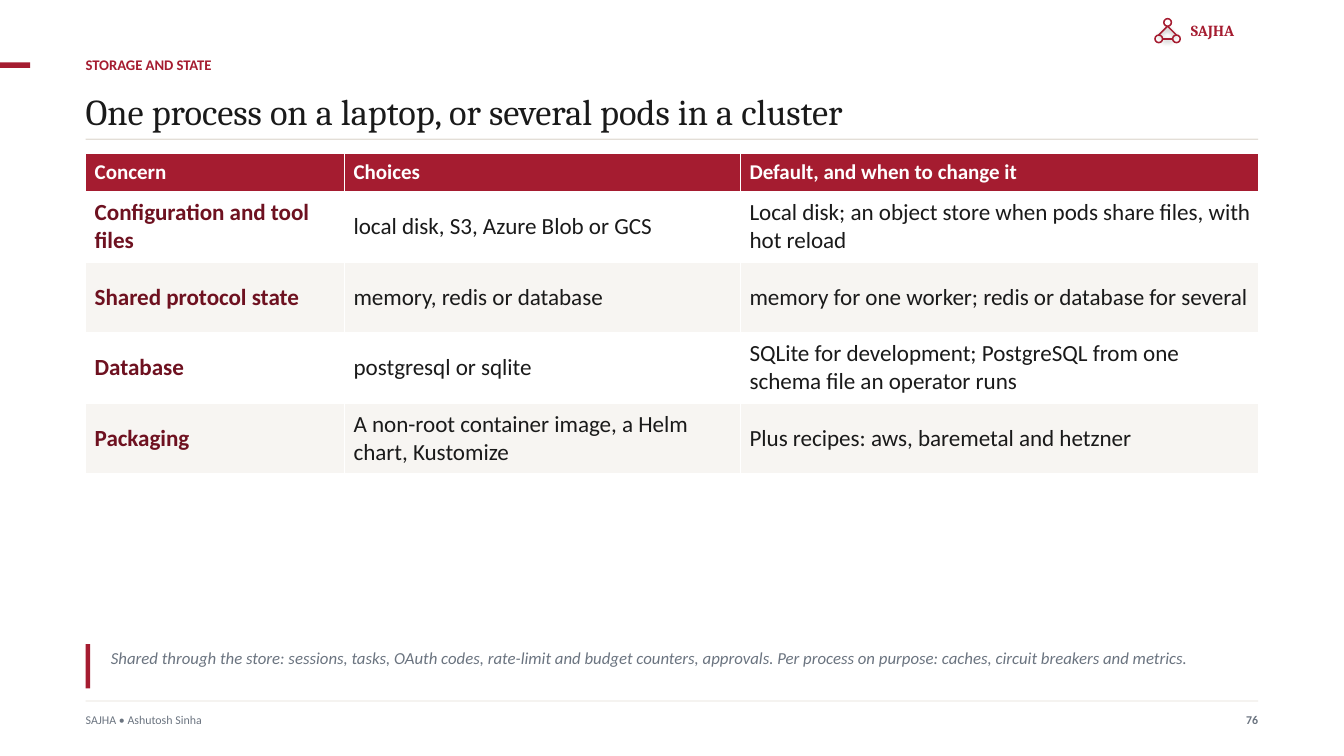
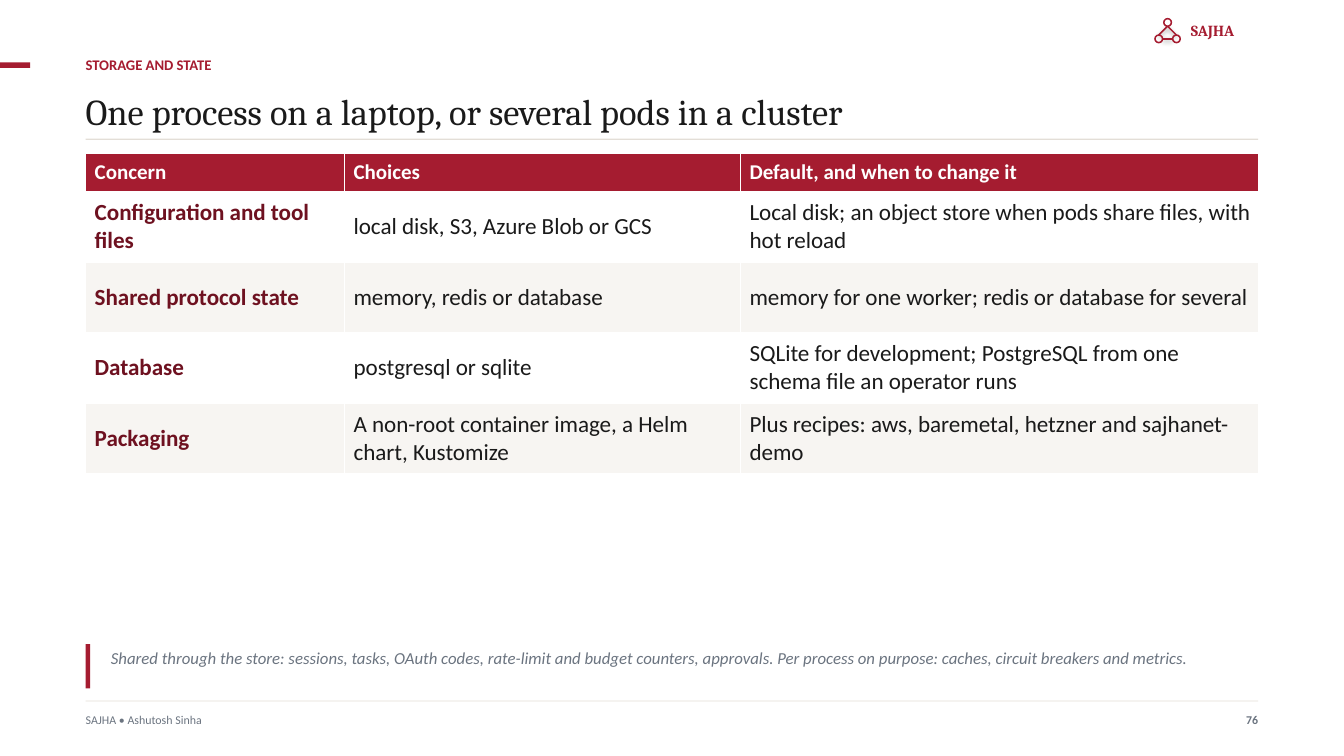
Before and after one commit to ajsinha/sajhamcpserver, a slide deck: slide 76 of docs/publications/SAJHA-MCP-Server.pptx. Drawn at 1344x756 pixels with LibreOffice and Linux fonts; fonts in the diff are those of the drawing. Boxes give left, top, right and bottom in pixels: in the first picture for what was removed or moved away, otherwise in the second. Text is boxed around its words. In the diff, an @@ line names an element or a change of style, - is before the commit and + after.

```diff
--- a/docs/publications/SAJHA-MCP-Server.pptx
+++ b/docs/publications/SAJHA-MCP-Server.pptx
@@ table at bbox=[86, 153, 1259, 474] @@
-row 5, column 3: Plus recipes: aws, baremetal and hetzner
+row 5, column 3: Plus recipes: aws, baremetal, hetzner and sajhanet-demo
```
Also in this commit, not shown: 9 other slides changed, 47 other files.
